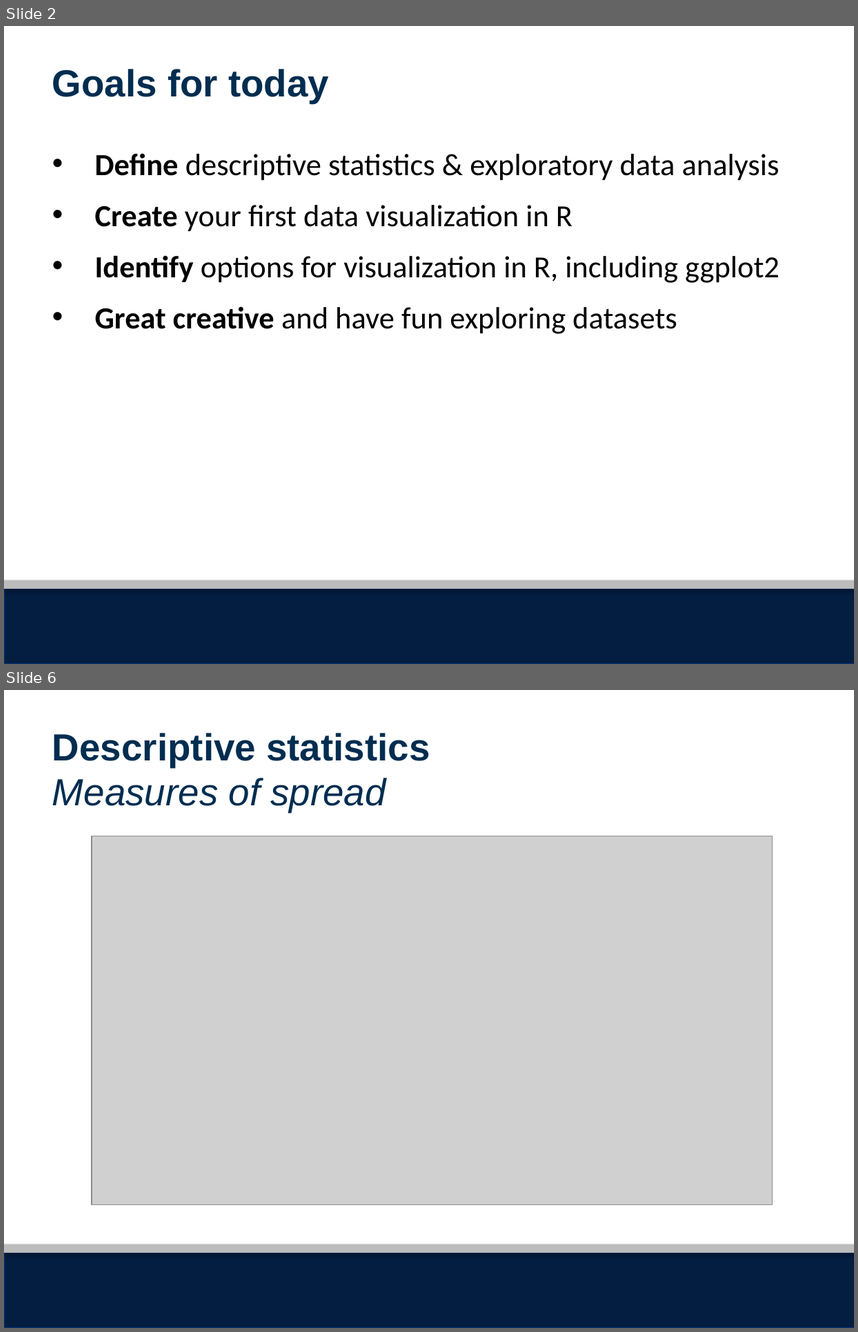
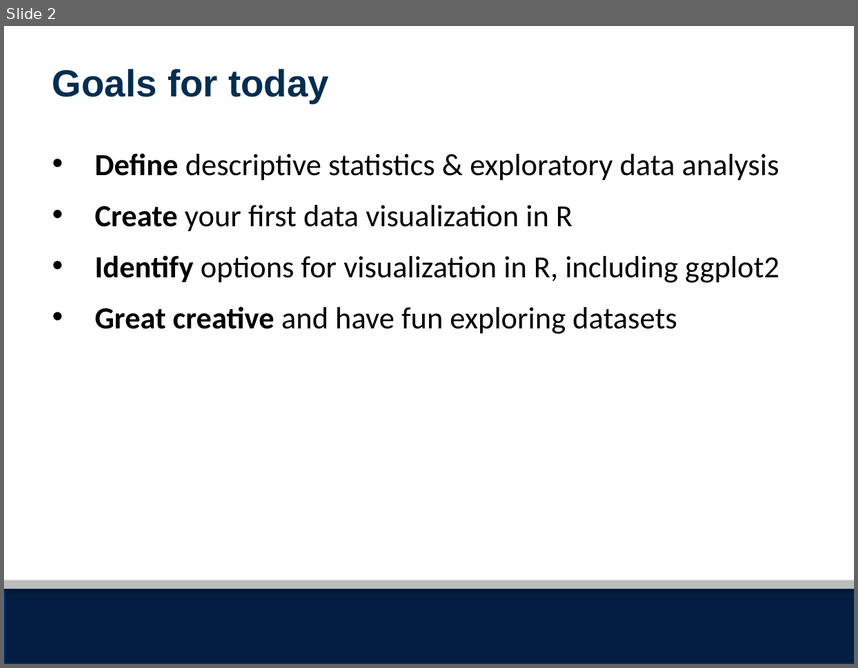
Before and after one commit to seaneff/data-science-basics-2023, a slide deck: day3/R Workshop Day 3 Slides.pptx. Shown one above the other, each under a label of ours: slides 2 and 6 before the commit, slide 2 after it; the slides between them are not shown. The pictures are 858x1332 and 858x668 pixels, drawn with LibreOffice and Linux fonts; fonts in the diff are those of the drawing; grey boxes stand for pictures; background and template pictures are left out. Boxes give left, top, right and bottom in pixels: in the first picture for what was removed or moved away, otherwise in the second. Text is boxed around its words. In the diff, an @@ line names an element or a change of style, - is before the commit and + after.

```diff
--- a/day3/R Workshop Day 3 Slides.pptx
+++ b/day3/R Workshop Day 3 Slides.pptx
@@ slide 6 removed at [4,690,854,1328], background #FFFFFF; not listed: 2 template elements that a slide beside it also shows @@
@@ text removed at [52,733,430,812] @@
-Descriptive statistics
-Measures of spread
@@ picture removed at [92,836,773,1205] @@
```
Also in this commit, not shown: 1 slide added, 24 other slides removed, 4 other files.
